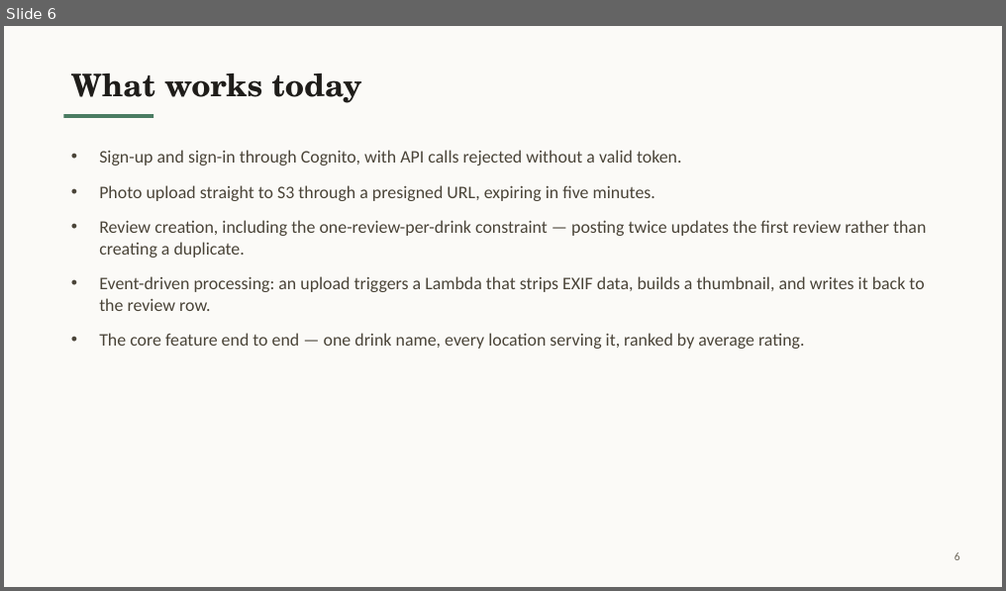
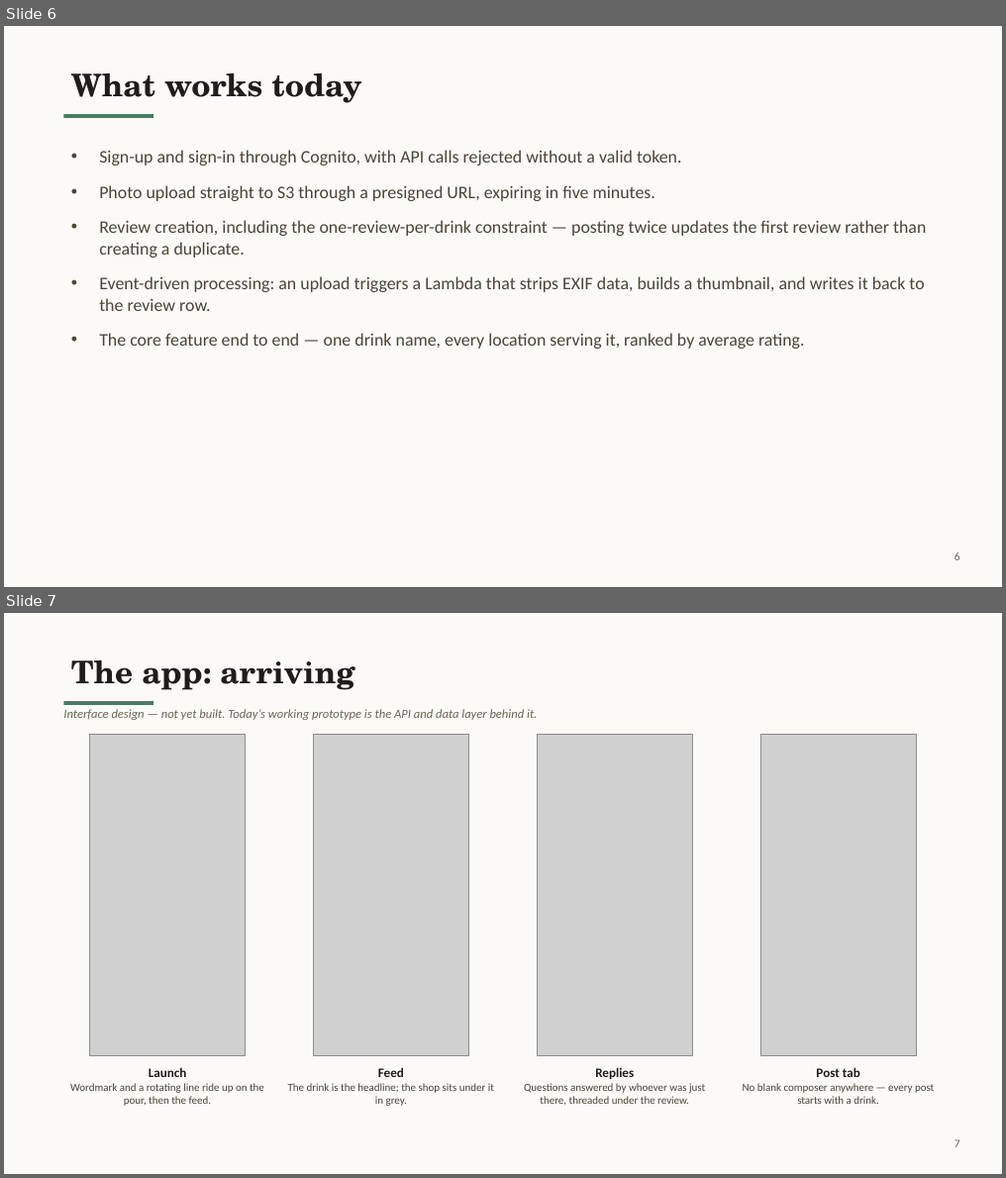
Before and after one commit to MangakingO/Sip, a slide deck: sip-repo/docs/GroupNN-Sip.pptx. Shown one above the other, each under a label of ours: slide 6 before the commit, slides 6 and 7 after it. The pictures are 1006x591 and 1006x1178 pixels, drawn with LibreOffice and Linux fonts; fonts in the diff are those of the drawing; grey boxes stand for pictures. Boxes give left, top, right and bottom in pixels: in the first picture for what was removed or moved away, otherwise in the second. Text is boxed around its words. In the diff, an @@ line names an element or a change of style, - is before the commit and + after.

```diff
--- a/sip-repo/docs/GroupNN-Sip.pptx
+++ b/sip-repo/docs/GroupNN-Sip.pptx
@@ slide 7 added at <box>4,613,1002,1174</box>, background #FBFAF7; not listed: 1 template element that a slide beside it also shows @@
@@ title added at <box>71,661,354,690</box>, 30 pt, text #1F1D1A, bold @@
+The app: arriving
@@ text added at <box>63,709,537,720</box>, 12 pt, text #6B6558, italic @@
+Interface design — not yet built. Today’s working prototype is the API and data layer behind it.
@@ picture added at <box>89,735,245,1057</box> @@
@@ picture added at <box>313,735,469,1057</box> @@
@@ picture added at <box>537,735,693,1057</box> @@
@@ picture added at <box>761,735,917,1057</box> @@
@@ text added at <box>70,1067,264,1106</box>, 10.5 pt, text #4A4438 @@
+Launch
+Wordmark and a rotating line ride up on the pour, then the feed.
@@ text added at <box>288,1067,494,1106</box>, 10.5 pt, text #4A4438 @@
+Feed
+The drink is the headline; the shop sits under it in grey.
@@ text added at <box>524,1067,705,1105</box>, 10.5 pt, text #4A4438 @@
+Replies
+Questions answered by whoever was just there, threaded under the review.
@@ text added at <box>743,1067,934,1104</box>, 10.5 pt, text #4A4438 @@
+Post tab
+No blank composer anywhere — every post starts with a drink.
@@ page number added at <box>954,1140,960,1148</box>, 11 pt, text #6B6558 @@
+7
```
Also in this commit, not shown: 3 other slides added, 1 slide removed, 3 other files.
